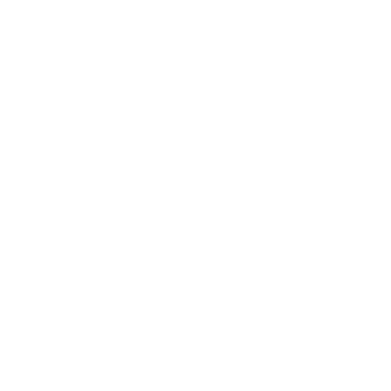
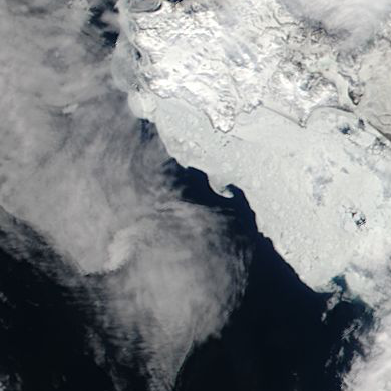
Before/after of a 391px x 391px layered artwork. What changed in the layer stack:
added layer "433_sea_of_okhostk_100km_20170523.aqua.truecolor.250m" above "landfast ice" over [0, 0, 391, 391]
